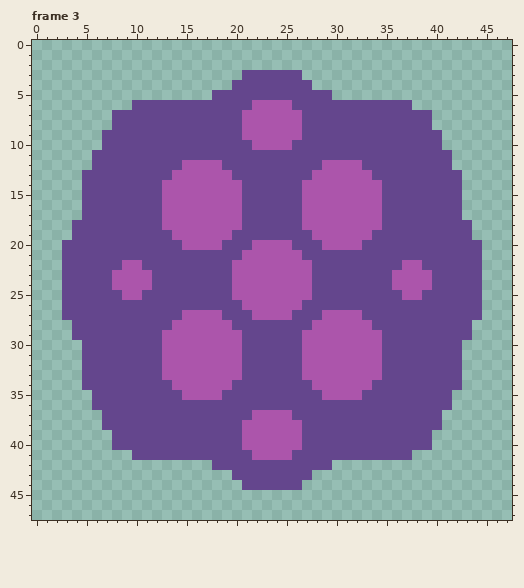
Pixel-art file: images/npcs/enemy/mushroomMonster/poisonCloudAnimation.aseprite. Above, as it was before the edit.
48x48 pixels, 9 frames. Shown: frame 3. The commit also changed other frames, which this record leaves out.
The result:
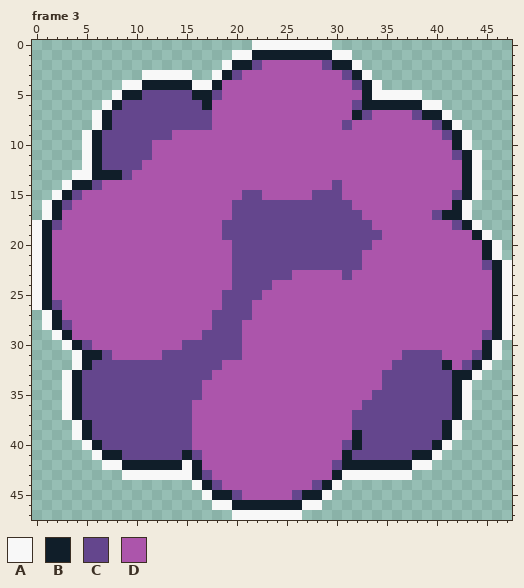
Palette (. is transparent): A #f8f8f8  B #101e29  C #64468d  D #ac55ab
Edits made:
Changed rows in their new state; - is an unchanged pixel.
Frame 3:
first column x 0:
 0 ----------------------AAAAAAAA------------------
 1 --------------------AABBBBBBBBAA----------------
 2 -------------------ABBCDDDDDDCBBA---------------
 3 -----------AAAAA--ABCDDDDDDDDDDCBA--------------
 4 ---------AABBBBBAABDDDDDDDDDDDDDCBA-------------
 5 --------ABBCCCCCBB-DDDDDDDDDDDDDDBAAAAA---------
 6 -------ABC-------BDDDD----DDDDDD-BBBBBBAA-------
 7 ------AB----------DDD------DDDDDB-DDDD-BBA------
 8 ------AB----------DDD------DDDD-DDDDDDDDCBA-----
 9 -----AB-------DDDDDDD------DDDDDDDDDDDDDDCBA----
10 -----AB-----DDDDDDDDDD----DDDDDDDDDDDDDDDDBA----
11 -----AB-----DDDDDDDDDDDDDDDDDDDDDDDDDDDDDDCBA---
12 -----AB----DDDD----DDDDDDDDDD----DDDDDDDDDDBA---
13 ----AABBB-DDDD------DDDDDDDD------DDDDDDDDDBA---
14 ---ABB-DDDDDD--------DDDDDD---C----DDDDDDDDBA---
15 --ABCDDDDDDDD----------DDDD-CCC----DDDDDDD-BA---
16 -ABCDDDDDDDDD-------C------CCCCC---DDDDDDDBA----
17 -ABDDDDDDDDDD-------C------CCCCCC--DDDDD-BBA----
18 ABCDDDDDDDDDD------CC------CCCCCCC-DDDDDDD-BA---
19 ABDDDDDDDDDDDD-----C--------CCCCCC-DDDDDDDDDBA--
20 ABDDDDDDDDDDDDD----D--CCCC---CCCC-DDDDDDDDDDDBA-
21 ABDDDDDDDDDDDDDDDDDD-CCCCCC------DDDDDDDDDDDDBA-
22 ABDDDDDDD--DDDDDDDDDCCCCCCCC-----DDDD--DDDDDDCBA
23 ABDDDDDD----DDDDDDDDCCCCCC--DDD-DDDD----DDDDDDBA
24 ABDDDDDD----DDDDDDDDCCCC----DDDDDDDD----DDDDDDBA
25 ABDDDDDDD--DDDDDDDD-CCC-----DDDDDDDDD--DDDDDDDBA
26 ABCDDDDDDDDDDDDDDDD--C-----DDDDDDDDDDDDDDDDDDDBA
27 -ABDDDDDDDDDDDD---C-------DDD----DDDDDDDDDDDDDBA
28 -ABCDDDDDDDDDD----CC-DDDDDDD------DDDDDDDDDDDDBA
29 --ABDDDDDDDDD----CCCCDDDDDD--------DDDDDDDDDDCBA
30 ---AB-DDDDDDD--CCCCCCDDDDDD--------DDDDDDDDDDBA-
31 ----ABB-DDDDDCCCCCCCCDDDDDD--------DD----DDDCBA-
32 ----AB-------CCCCCC--DDDDDD--------D-----BDCBA--
33 ---AB--------CCCCC---DDDDDD---------------BBA---
34 ---AB---------CCC---DDDDDDDD------D-------BA----
35 ---ABC---------CC--DDDDDDDDDD----D--------BA----
36 ---ABC----------DDDDDDDDDDDDDDDDD---------BA----
37 ---ABCC---------DDDDDD----DDDDDD---------CBA----
38 ----ABC---------DDDDD------DDDDD---------BA-----
39 ----ABCC--------DDDDD------DDDDDB-------CBA-----
40 -----ABC--------DDDDD------DDDD-B-------BA------
41 ------ABBC-----B-DDDDD----DDDDDB------BBA-------
42 -------AABBBBBBABDDDDDDDDDDDDDCBBBBBBBAA--------
43 ---------AAAAAAABCDDDDDDDDDDDDBAAAAAAA----------
44 ----------------ABCDDDDDDDDDCBA-----------------
45 -----------------ABBCDDDDDCBBA------------------
46 ------------------AABBBBBBBAA-------------------
47 --------------------AAAAAAA---------------------
